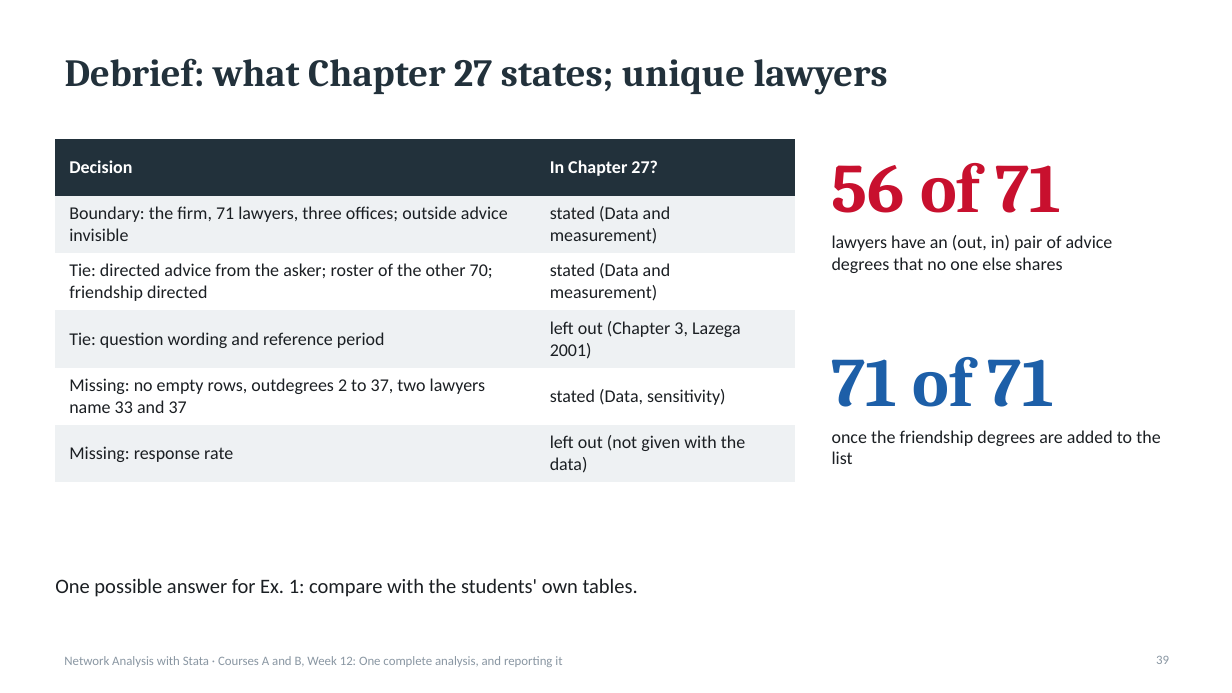
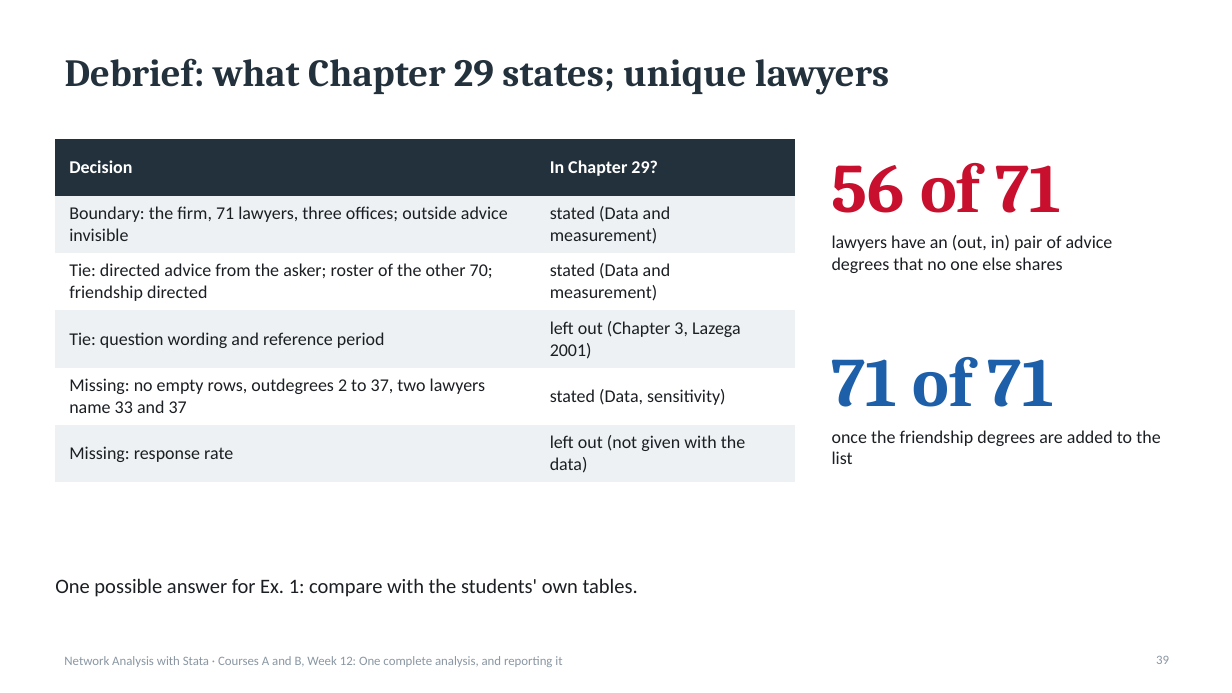
Before and after one commit to thomas-u-grund/nwcommands, a slide deck: slide 39 of website/book/teaching/slides/courseA_week12_complete_analysis.pptx. Drawn at 1232x693 pixels with LibreOffice and Linux fonts; fonts in the diff are those of the drawing. Boxes give left, top, right and bottom in pixels: in the first picture for what was removed or moved away, otherwise in the second. Text is boxed around its words. In the diff, an @@ line names an element or a change of style, - is before the commit and + after.

```diff
--- a/website/book/teaching/slides/courseA_week12_complete_analysis.pptx
+++ b/website/book/teaching/slides/courseA_week12_complete_analysis.pptx
@@ title at (65, 58, 889, 95): text changed @@
-Debrief: what Chapter 27 states; unique lawyers
+Debrief: what Chapter 29 states; unique lawyers
@@ table at (55, 139, 795, 477) @@
-row 1, column 2: In Chapter 27?
+row 1, column 2: In Chapter 29?
```
Also in this commit, not shown: 16 other slides changed, 53 other files.
